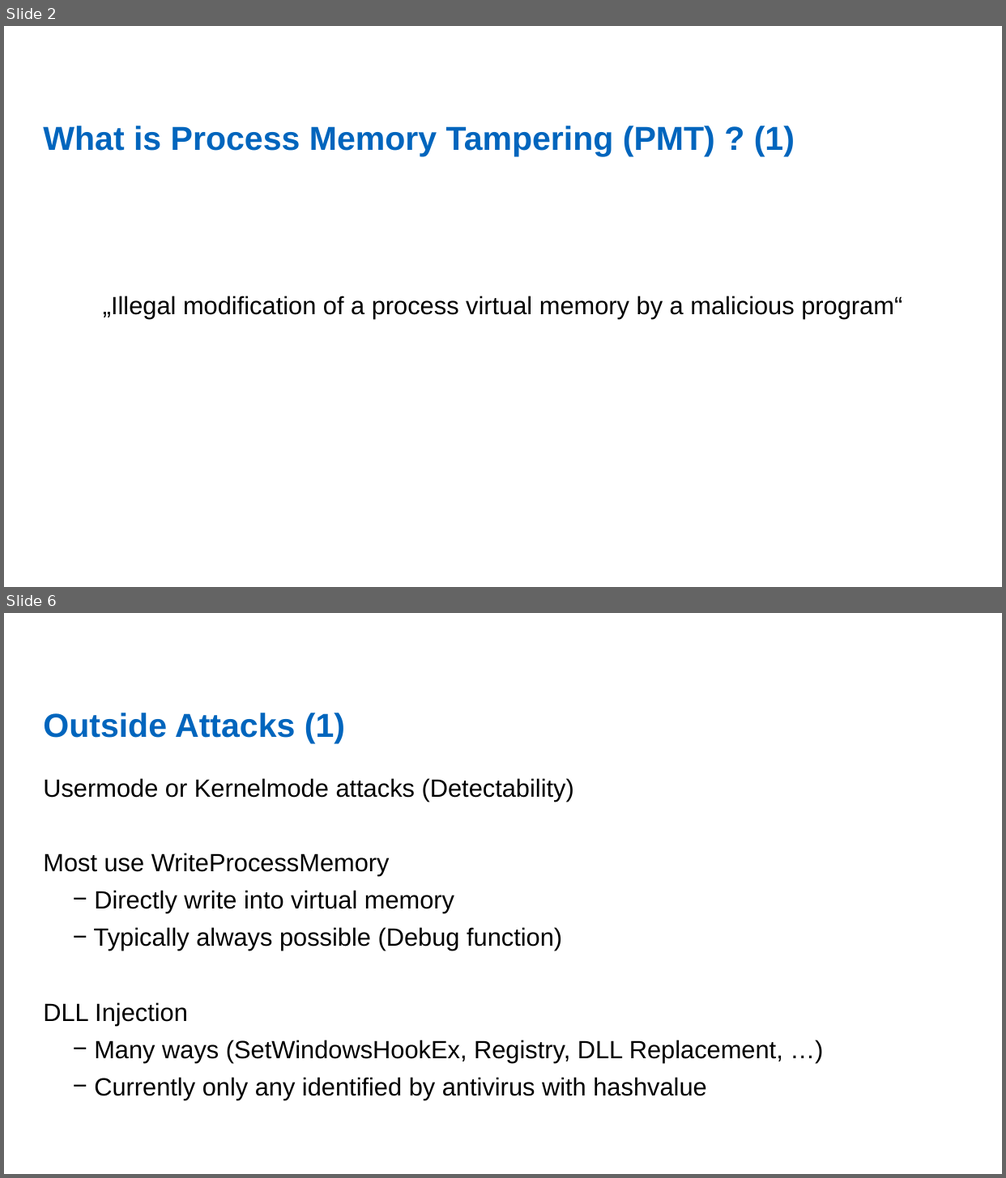
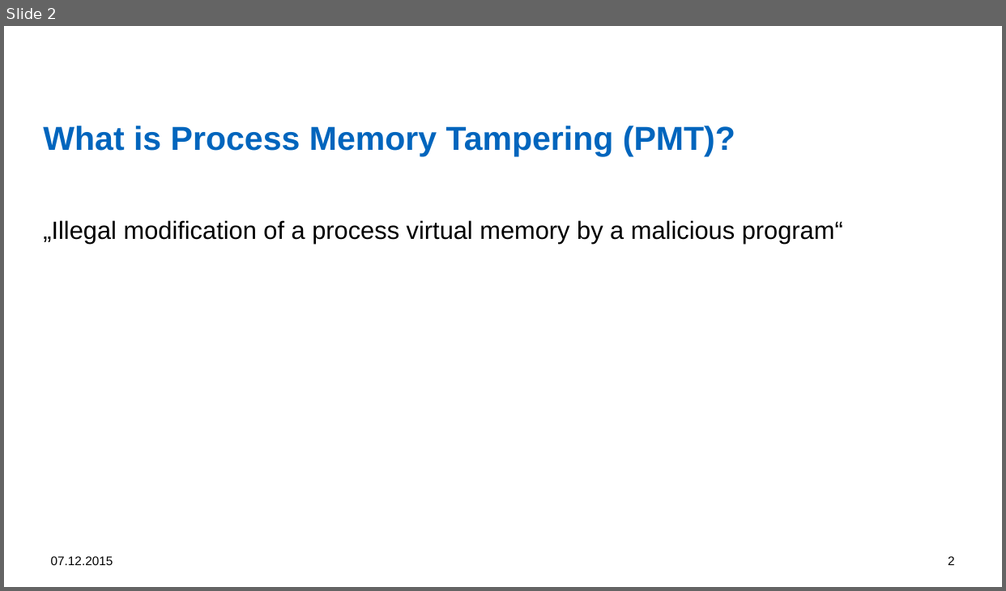
Before and after one commit to dennisfischer/bachelors-thesis, a slide deck: Presentations/Overview of illegal memory modifications - Attacks and Defenses.pptx. Shown one above the other, each under a label of ours: slides 2 and 6 before the commit, slide 2 after it; the slides between them are not shown. The pictures are 1006x1178 and 1006x591 pixels, drawn with LibreOffice and Linux fonts; fonts in the diff are those of the drawing; background and template pictures are left out. Boxes give left, top, right and bottom in pixels: in the first picture for what was removed or moved away, otherwise in the second. Text is boxed around its words. In the diff, an @@ line names an element or a change of style, - is before the commit and + after.

```diff
--- a/Presentations/Overview of illegal memory modifications - Attacks and Defenses.pptx
+++ b/Presentations/Overview of illegal memory modifications - Attacks and Defenses.pptx
@@ slide 6 removed at (4,613,1002,1174), background #FFFFFF @@
@@ title removed at (43,713,345,743) @@
-Outside Attacks (1)
@@ text removed at (43,778,783,1101) @@
-Usermode or Kernelmode attacks (Detectability)
-Most use WriteProcessMemory
-      − Directly write into virtual memory
-      − Typically always possible (Debug function)
-  DLL Injection
-      − Many ways (SetWindowsHookEx, Registry, DLL Replacement, …)
-      − Currently only any identified by antivirus with hashvalue
@@ slide 2 changed as well @@
@@ title at (43,126,735,156): text changed @@
-What is Process Memory Tampering (PMT) ? (1)
+What is Process Memory Tampering (PMT)?
@@ text "„Illegal modification of a process ..." at (43,220,843,244): alignment centre to left @@
@@ text added at (51,557,113,565), 12 pt, text #000000 @@
+07.12.2015
@@ page number added at (948,557,955,565), 12 pt, text #000000 @@
+2
```
Also in this commit, not shown: 10 other slides changed, 7 slides added, 7 other slides removed, 15 other files.
